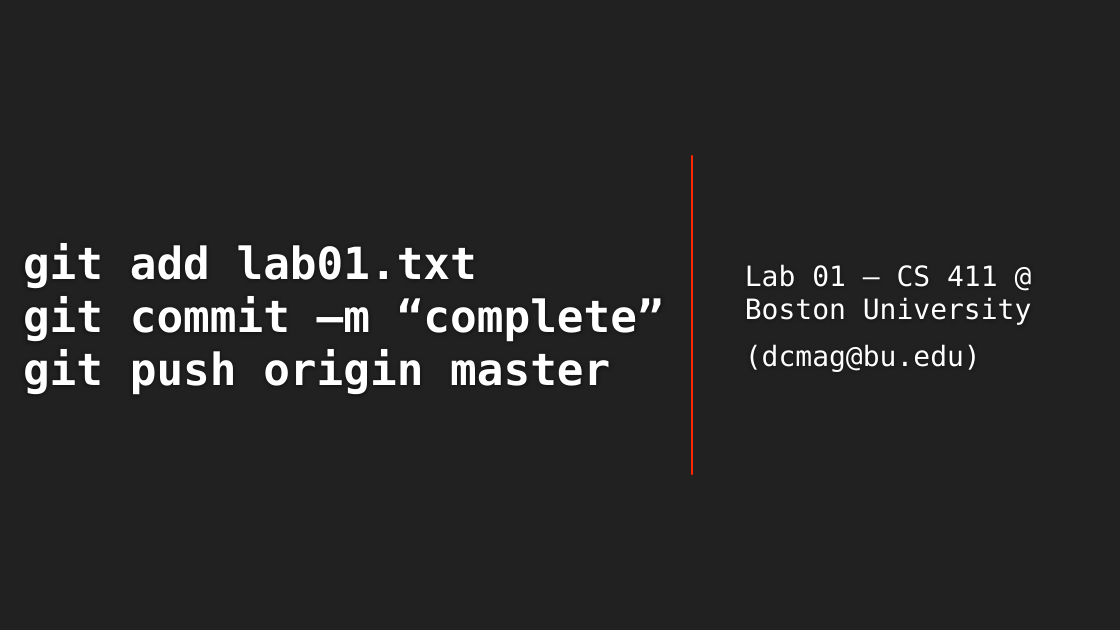
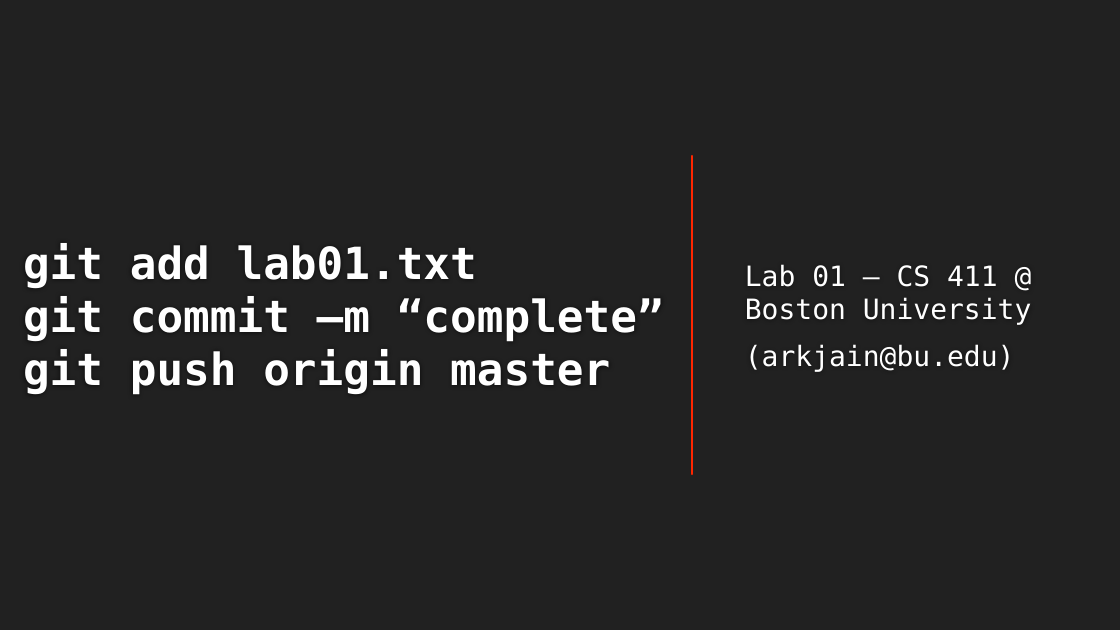
Before and after one commit to ArkashJ/CS411_labs, a slide deck: slide 17 of lab1/Lab-01.pptx. Drawn at 1120x630 pixels with LibreOffice and Linux fonts; fonts in the diff are those of the drawing; background and template pictures are left out. Boxes give left, top, right and bottom in pixels: in the first picture for what was removed or moved away, otherwise in the second. Text is boxed around its words. In the diff, an @@ line names an element or a change of style, - is before the commit and + after.

```diff
--- a/lab1/Lab-01.pptx
+++ b/lab1/Lab-01.pptx
@@ subtitle at (x1=745, y1=344, x2=1015, y2=372): text changed @@
-(dcmag@bu.edu)
+(arkjain@bu.edu)
```
Also in this commit, not shown: 1 other slide changed, 2 other files.
